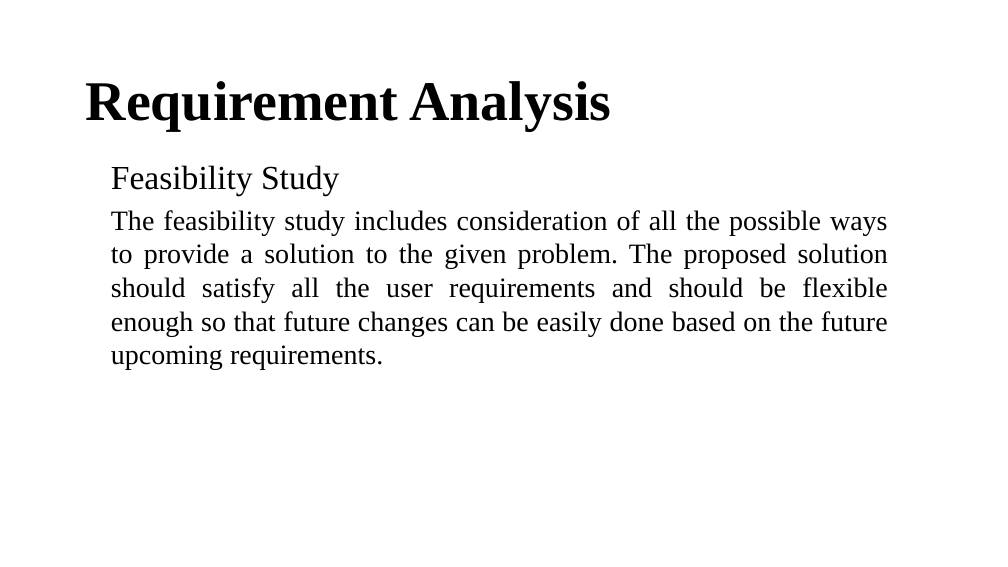
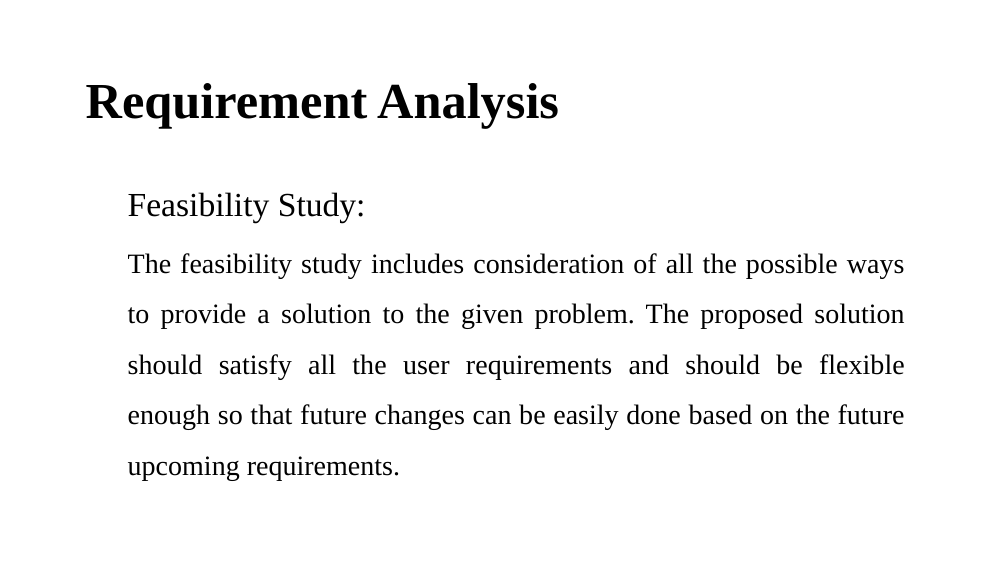
Before and after one commit to imakathuria/Examination-System-PPT, a slide deck: slide 7 of Git_Major.pptx. Drawn at 1008x567 pixels with LibreOffice and Linux fonts; fonts in the diff are those of the drawing. Boxes give left, top, right and bottom in pixels: in the first picture for what was removed or moved away, otherwise in the second. Text is boxed around its words. In the diff, an @@ line names an element or a change of style, - is before the commit and + after.

```diff
--- a/Git_Major.pptx
+++ b/Git_Major.pptx
@@ title "Requirement Analysis" at box(86, 83, 559, 129): size 40 to 36 pt @@
@@ subtitle "Feasibility Study:": place and size @@
-subtitle "Feasibility Study:" at box(111, 165, 888, 370)
+subtitle "Feasibility Study:" at box(128, 192, 905, 480)
@@ subtitle at box(128, 192, 366, 222): text changed @@
-Feasibility Study
+Feasibility Study:
@@ subtitle at box(128, 253, 905, 480): line spacing 1 to 1.5 @@
```
Also in this commit, not shown: 14 other slides changed, 1 slide added, 1 slide removed.
